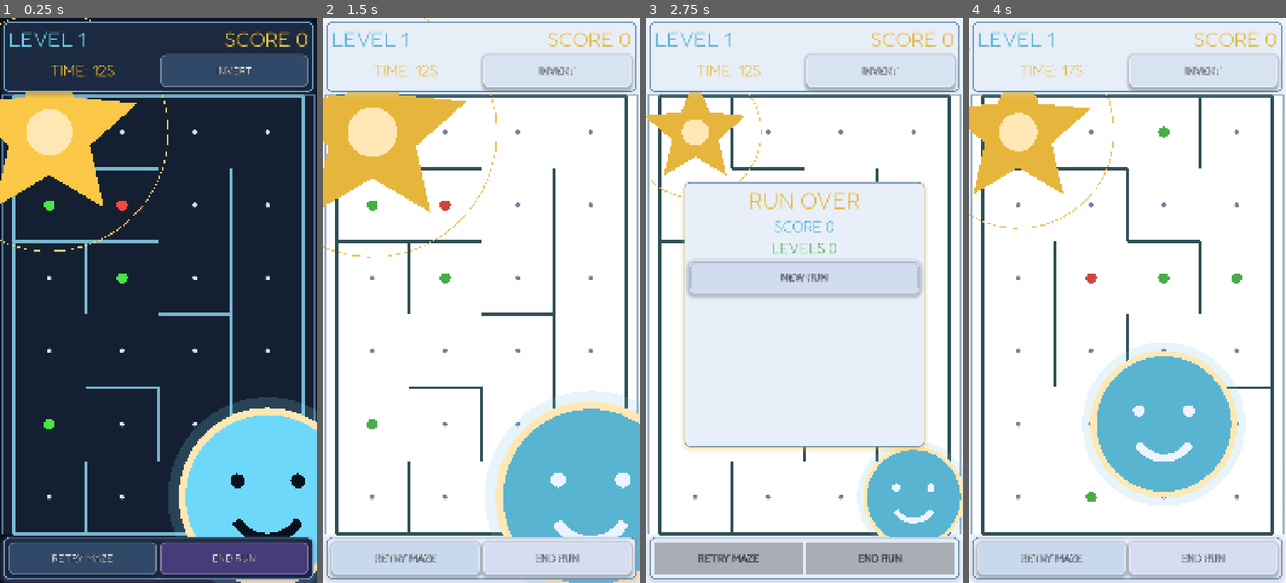
Above: before the commit, frames 1-4 (left to right).
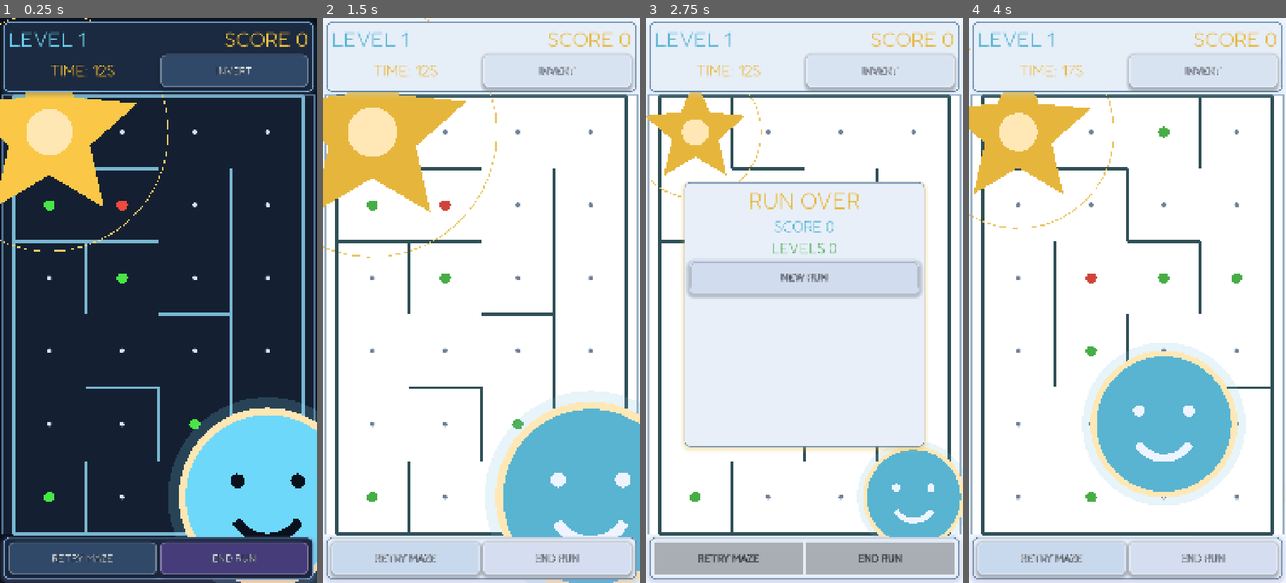
Above: after the commit, the same moments.

Repository: Ninjinkai/maze-point
Game: Godot game, scene res://node_2d.tscn
Two runs of this game, one before a commit and one after it. Both use one fixed random seed, a clock stepped at 60 frames per second and the inputs below.
Inputs:
- Up to frame 1 (0.25 s): no input
- Up to frame 2 (1.5 s): click "INVERT" at 0.5 s; click "RETRY MAZE" at 1.25 s
- Up to frame 3 (2.75 s): click "END RUN" at 2 s
- Up to frame 4 (4 s): click "NEW RUN" at 2.75 s; click "RETRY MAZE" at 3.5 s

The runs differ from the first frame. In frame 1, 0.1% of the frame differs, in the area x 13-64%, y 71-86%; in frame 2, 0.1%; in frame 3, less than 0.1%; in frame 4, less than 0.1%.

Commit message:
Add procedural audio and polish routing
Co-authored-by: Copilot <223556219+Copilot@users.noreply.github.com>

Diff:
--- a/scripts/game.gd
+++ b/scripts/game.gd
@@ -1,6 +1,7 @@
 extends Node2D
 
 const MazeGeneratorScript = preload("res://scripts/maze_generator.gd")
+const ProceduralAudioScript = preload("res://scripts/procedural_audio.gd")
 const BRIGHT_TEXT_COLOR := Color("f7fbff")
 const DARK_TEXT_COLOR := Color("102030")
 const DARK_OUTLINE_COLOR := Color("09111d")
@@ -9,6 +10,7 @@
 const MARKER_INTRO_START_SCALE := 4.0
 const MOVE_ANIMATION_DURATION := 0.14
 const GOAL_CLEAR_DURATION := 0.32
+const BONUS_PICKUP_DURATION := 0.26
 const AUTO_ADVANCE_SECONDS := 2.8
 const JOYPAD_DEADZONE := 0.38
 const JOYPAD_TRIGGER := 0.72
@@ -49,6 +51,9 @@
 var marker_intro_elapsed: float = MARKER_INTRO_DURATION
 var move_animation_elapsed: float = MOVE_ANIMATION_DURATION
 var goal_clear_elapsed: float = GOAL_CLEAR_DURATION
+var bonus_pickup_elapsed: float = BONUS_PICKUP_DURATION
+var bonus_pickup_cell: Vector2i = Vector2i(-1, -1)
+var bonus_pickup_value: int = 0
 var move_animation_from: Vector2 = Vector2.ZERO
 var move_animation_to: Vector2 = Vector2.ZERO
 var pending_goal_completion: bool = false
@@ -110,6 +115,7 @@
 var splash_caption_label: Label
 var advance_timer: Timer
 var ui_font: Font
+var audio_controller
 
 
 func _ready() -> void:
@@ -119,6 +125,7 @@
 	_apply_palette(level)
 	_build_ui()
 	_build_advance_timer()
+	_build_audio()
 	_refresh_ui_layout()
 	_start_new_run()
 
@@ -150,6 +157,8 @@
 			if not _is_goal_clear_active():
 				_finish_level_complete()
 		_update_ui()
+	if _is_bonus_pickup_active():
+		bonus_pickup_elapsed = minf(bonus_pickup_elapsed + delta, BONUS_PICKUP_DURATION)
 	queue_redraw()
 
 
@@ -290,6 +299,9 @@
 			continue
 		_draw_bonus_marker(_cell_to_screen(bonus_cell), bonus_radius, pulse, int(level_bonus_values[bonus_cell]))
 
+	if _is_bonus_pickup_active():
+		_draw_bonus_pickup_effect(_cell_to_screen(bonus_pickup_cell), bonus_radius, bonus_pickup_value)
+
 	_draw_goal_marker(_cell_to_screen(goal_cell), goal_radius * goal_intro_scale * goal_clear_scale, pulse)
 	_draw_player_marker(_get_player_draw_position(), player_radius * player_intro_scale * player_clear_scale, pulse)
 
@@ -301,16 +313,22 @@
 	run_total_score = 0
 	run_levels_cleared = 0
 	player_skill_rating = 0.0
+	if audio_controller != null:
+		audio_controller.play_restart()
 	_generate_level(false)
 
 
 func _restart_level() -> void:
 	level_retries += 1
+	if audio_controller != null:
+		audio_controller.play_restart()
 	_generate_level(true)
 
 
 func _end_run() -> void:
 	advance_timer.stop()
+	if audio_controller != null:
+		audio_controller.play_menu_confirm()
 	_show_run_complete_splash()
 
 
@@ -323,6 +341,9 @@
 	marker_intro_elapsed = 0.0
 	move_animation_elapsed = MOVE_ANIMATION_DURATION
 	goal_clear_elapsed = GOAL_CLEAR_DURATION
+	bonus_pickup_elapsed = BONUS_PICKUP_DURATION
+	bonus_pickup_cell = Vector2i(-1, -1)
+	bonus_pickup_value = 0
 	pending_goal_completion = false
 	_set_footer_enabled(true)
 	_set_splash_visible(false)
@@ -360,6 +381,8 @@
 
 	par_time_seconds = _calculate_par_time_seconds()
 	_collect_bonus_at(player_cell)
+	if audio_controller != null:
+		audio_controller.update_level_music(level, level_seed)
 	_update_ui()
 	queue_redraw()
 
@@ -436,6 +459,8 @@
 	move_animation_to = Vector2(target_cell)
 	move_animation_elapsed = 0.0
 	player_steps += 1
+	if audio_controller != null:
+		audio_controller.play_move()
 	_collect_bonus_at(player_cell)
 
 	if player_cell == goal_cell:
@@ -453,10 +478,18 @@
 		return
 
 	collected_bonus_cells[cell] = true
-	collected_bonus_total += int(level_bonus_values[cell])
+	var bonus_value: int = int(level_bonus_values[cell])
+	collected_bonus_total += bonus_value
+	bonus_pickup_cell = cell
+	bonus_pickup_value = bonus_value
+	bonus_pickup_elapsed = 0.0
+	if audio_controller != null:
+		audio_controller.play_bonus(bonus_value)
 
 
 func _complete_level() -> void:
+	if audio_controller != null:
+		audio_controller.play_goal()
 	pending_goal_completion = true
 
 
@@ -842,7 +875,15 @@
 	add_child(advance_timer)
 
 
+func _build_audio() -> void:
+	audio_controller = ProceduralAudioScript.new()
+	audio_controller.name = "ProceduralAudio"
+	add_child(audio_controller)
+
+
 func _handle_splash_action() -> void:
+	if audio_controller != null:
+		audio_controller.play_menu_confirm()
 	match splash_mode:
 		SplashMode.LEVEL_COMPLETE:
 			_advance_to_next_level()
@@ -870,6 +911,8 @@
 
 
 func _handle_splash_end_run() -> void:
+	if audio_controller != null:
+		audio_controller.play_menu_confirm()
 	if splash_mode == SplashMode.LEVEL_FAILED:
 		_show_run_complete_splash()
 		return
@@ -965,6 +1008,8 @@
 	invert_colors_enabled = not invert_colors_enabled
 	_apply_palette(level)
 	_update_ui()
+	if audio_controller != null:
+		audio_controller.play_invert()
 	queue_redraw()
 
 
@@ -999,6 +1044,10 @@
 
 func _is_goal_clear_active() -> bool:
 	return goal_clear_elapsed < GOAL_CLEAR_DURATION
+
+
+func _is_bonus_pickup_active() -> bool:
+	return bonus_pickup_elapsed < BONUS_PICKUP_DURATION and bonus_pickup_cell.x >= 0
 
 
 func _is_move_animation_active() -> bool:
@@ -1382,6 +1431,8 @@
 		menu_focus_index = posmod(menu_focus_index + step, buttons.size())
 
 	buttons[menu_focus_index].grab_focus()
+	if audio_controller != null:
+		audio_controller.play_menu_move()
 
 
 func _sync_menu_focus(force_first: bool = false) -> void:
@@ -1448,6 +1499,15 @@
 	draw_circle(center, radius, bonus_gain_color if bonus_value > 0 else bonus_loss_color)
 
 
+func _draw_bonus_pickup_effect(center: Vector2, radius: float, bonus_value: int) -> void:
+	var progress: float = clampf(bonus_pickup_elapsed / BONUS_PICKUP_DURATION, 0.0, 1.0)
+	var wave: float = sin(progress * PI)
+	var color: Color = bonus_gain_color if bonus_value > 0 else bonus_loss_color
+	draw_circle(center, radius * (1.12 + wave * 0.26), _with_alpha(color, 0.22 * (1.0 - progress)))
+	draw_arc(center, radius * (1.18 + progress * 0.85), 0.0, TAU, 40, _with_alpha(color.lightened(0.18), 0.95 * (1.0 - progress)), 3.0)
+	draw_arc(center, radius * (0.86 + progress * 0.55), 0.0, TAU, 32, _with_alpha(player_core_color, 0.72 * (1.0 - progress)), 2.0)
+
+
 func _draw_goal_marker(center: Vector2, radius: float, pulse: float) -> void:
 	var star_points: PackedVector2Array = _make_star_polygon(center, radius * 1.04, radius * 0.48, 5, -PI / 2.0)
 	draw_colored_polygon(star_points, goal_color)
@@ -1516,4 +1576,6 @@
 	goal_clear_elapsed = GOAL_CLEAR_DURATION
 	pending_goal_completion = false
 	_record_level_result(false)
+	if audio_controller != null:
+		audio_controller.play_timeout()
 	_show_time_up_splash()
--- a/scripts/maze_generator.gd
+++ b/scripts/maze_generator.gd
@@ -190,12 +190,25 @@
 
 	var route_positive_steps: Array[int] = _pick_path_steps(optimal_length, route_penalty_count, rng, used_route_steps)
 	for step_index in route_positive_steps:
+		used_route_steps[step_index] = true
 		var penalty_cell: Vector2i = solution_path[step_index]
 		bonuses.append({
 			"cell": penalty_cell,
 			"value": BONUS_VALUE,
 		})
 		bonus_cells.append(penalty_cell)
+
+	var route_score: int = optimal_length + route_positive_steps.size() * BONUS_VALUE - route_negative_steps.size() * BONUS_VALUE
+	if route_score > 0:
+		var extra_negative_steps: Array[int] = _pick_path_steps(optimal_length, int(ceili(float(route_score) / float(BONUS_VALUE))), rng, used_route_steps)
+		for step_index in extra_negative_steps:
+			used_route_steps[step_index] = true
+			var extra_bonus_cell: Vector2i = solution_path[step_index]
+			bonuses.append({
+				"cell": extra_bonus_cell,
+				"value": -BONUS_VALUE,
+			})
+			bonus_cells.append(extra_bonus_cell)
 
 	var detour_gain_candidates: Array[Dictionary] = []
 	var detour_loss_candidates: Array[Dictionary] = []
--- /dev/null
+++ b/scripts/procedural_audio.gd
@@ -0,0 +1,355 @@
+extends Node
+class_name ProceduralAudio
+
+const SAMPLE_RATE := 22050
+const SFX_POOL_SIZE := 6
+
+var music_player: AudioStreamPlayer
+var sfx_players: Array[AudioStreamPlayer] = []
+var cached_sfx: Dictionary = {}
+var current_music_signature: String = ""
+
+
+func _ready() -> void:
+	process_mode = Node.PROCESS_MODE_ALWAYS
+	_build_players()
+	_build_sfx_cache()
+	update_level_music(1, 1)
+
+
+func update_level_music(level: int, level_seed: int) -> void:
+	_update_music_stream(level, level_seed)
+
+
+func play_move() -> void:
+	_play_sfx("move")
+
+
+func play_bonus(bonus_value: int) -> void:
+	_play_sfx("bonus_bad" if bonus_value > 0 else "bonus_good")
+
+
+func play_goal() -> void:
+	_play_sfx("goal")
+
+
+func play_timeout() -> void:
+	_play_sfx("timeout")
+
+
+func play_menu_move() -> void:
+	_play_sfx("menu_move")
+
+
+func play_menu_confirm() -> void:
+	_play_sfx("menu_confirm")
+
+
+func play_restart() -> void:
+	_play_sfx("restart")
+
+
+func play_invert() -> void:
+	_play_sfx("invert")
+
+
+func _build_players() -> void:
+	music_player = AudioStreamPlayer.new()
+	music_player.name = "ProceduralMusic"
+	music_player.volume_db = -15.0
+	music_player.finished.connect(_restart_music_loop)
+	add_child(music_player)
+
+	for index in range(SFX_POOL_SIZE):
+		var player: AudioStreamPlayer = AudioStreamPlayer.new()
+		player.name = "SfxPlayer%d" % index
+		player.volume_db = -8.0
+		add_child(player)
+		sfx_players.append(player)
+
+
+func _build_sfx_cache() -> void:
+	cached_sfx["move"] = _build_move_stream()
+	cached_sfx["bonus_good"] = _build_bonus_good_stream()
+	cached_sfx["bonus_bad"] = _build_bonus_bad_stream()
+	cached_sfx["goal"] = _build_goal_stream()
+	cached_sfx["timeout"] = _build_timeout_stream()
+	cached_sfx["menu_move"] = _build_menu_move_stream()
+	cached_sfx["menu_confirm"] = _build_menu_confirm_stream()
+	cached_sfx["restart"] = _build_restart_stream()
+	cached_sfx["invert"] = _build_invert_stream()
+
+
+func _play_sfx(key: String) -> void:
+	if not cached_sfx.has(key):
+		return
+	var player: AudioStreamPlayer = _get_available_sfx_player()
+	player.stream = cached_sfx[key]
+	player.play()
+
+
+func _get_available_sfx_player() -> AudioStreamPlayer:
+	for player in sfx_players:
+		if not player.playing:
+			return player
+	return sfx_players[0]
+
+
+func _restart_music_loop() -> void:
+	if music_player.stream == null:
+		return
+	music_player.play()
+
+
+func _update_music_stream(level: int, level_seed: int) -> void:
+	var signature: String = "%d:%d" % [level, level_seed]
+	if signature == current_music_signature:
+		return
+
+	current_music_signature = signature
+	music_player.stream = _build_music_stream(level, level_seed)
+	music_player.play()
+
+
+func _build_music_stream(level: int, level_seed: int) -> AudioStreamWAV:
+	var rng: RandomNumberGenerator = RandomNumberGenerator.new()
+	rng.seed = maxi(level_seed, 1)
+	var bpm: float = 92.0 + float((level_seed % 19)) + float(mini(level - 1, 6)) * 2.0
+	var steps_per_bar: int = 16
+	var bars: int = 2 + int(level_seed % 2)
+	var step_duration: float = 60.0 / bpm / 4.0
+	var total_duration: float = step_duration * float(steps_per_bar * bars)
+	var total_frames: int = maxi(1, int(round(total_duration * SAMPLE_RATE)))
+	var root_note: int = 46 + int(level_seed % 9)
+	var mode_options: Array = [
+		[0, 2, 4, 7, 9, 11],
+		[0, 3, 5, 7, 10, 12],
+		[0, 2, 5, 7, 9, 12],
+	]
+	var chord_options: Array = [
+		[0, 5, 3, 4],
+		[0, 3, 5, 2],
+		[0, 4, 1, 5],
+	]
+	var mode: Array = mode_options[int(level_seed % mode_options.size())]
+	var chord_pattern: Array = chord_options[int((level_seed / 3) % chord_options.size())]
+	var lead_pattern: Array[int] = []
+	var bass_pattern: Array[int] = []
+	for index in range(steps_per_bar * bars):
+		var chord_offset: int = int(chord_pattern[int(floor(float(index) / 4.0)) % chord_pattern.size()])
+		var lead_offset: int = int(mode[rng.randi_range(0, mode.size() - 1)]) + chord_offset
+		if index % 4 == 0:
+			lead_offset += 12
+		elif index % 4 == 2 and rng.randf() < 0.5:
+			lead_offset += 7
+		lead_pattern.append(lead_offset)
+		if index % 2 == 0:
+			bass_pattern.append(chord_offset - 12)
+	var data: PackedByteArray = PackedByteArray()
+	data.resize(total_frames * 2)
+	var syncopation: float = 0.08 + rng.randf() * 0.07
+	var shimmer_rate: float = 2.0 + rng.randf() * 3.0
+
+	for frame in range(total_frames):
+		var time: float = float(frame) / SAMPLE_RATE
+		var step_position: float = time / step_duration
+		var step_index: int = int(floor(step_position)) % (steps_per_bar * bars)
+		var step_progress: float = fposmod(step_position, 1.0)
+		var bar_index: int = int(floor(float(step_index) / 4.0)) % chord_pattern.size()
+		var lead_note: float = _midi_to_frequency(root_note + lead_pattern[step_index])
+		var bass_note: float = _midi_to_frequency(root_note + bass_pattern[int(floor(float(step_index) / 2.0)) % bass_pattern.size()])
+		var pad_note: float = _midi_to_frequency(root_note + int(chord_pattern[bar_index]) + 7)
+		var kick_phase: float = fposmod(time / (step_duration * 2.0), 1.0)
+		var clap_phase: float = fposmod((time + step_duration * 0.9) / (step_duration * 4.0), 1.0)
+
+		var lead_env: float = pow(1.0 - step_progress, 1.5)
+		var bass_env: float = 0.72 + 0.28 * sin(TAU * (time / (step_duration * 8.0)))
+		var pad_env: float = 0.48 + 0.32 * sin(TAU * (time / (step_duration * 12.0)))
+		var kick_env: float = pow(maxf(1.0 - kick_phase * 2.2, 0.0), 2.4)
+		var clap_env: float = pow(maxf(1.0 - clap_phase * 4.0, 0.0), 3.0)
+
+		var lead_sample: float = (_triangle_wave(time * lead_note) * 0.72 + _square_wave(time * lead_note * 0.5) * syncopation) * lead_env
+		var bass_sample: float = _sine_wave(time * bass_note) * bass_env
+		var pad_sample: float = (_sine_wave(time * pad_note) * 0.7 + _triangle_wave(time * pad_note * 0.5) * 0.3) * pad_env
+		var kick_sample: float = _sine_wave(time * lerpf(48.0, 26.0, kick_phase)) * kick_env
+		var clap_sample: float = _noise_like_sample(time, 5) * clap_env
+		var sparkle_sample: float = _sine_wave(time * (lead_note * (1.5 + 0.2 * sin(time * shimmer_rate)))) * lead_env * 0.12
+
+		var mix: float = lead_sample * 0.27 + bass_sample * 0.22 + pad_sample * 0.16 + kick_sample * 0.18 + clap_sample * 0.07 + sparkle_sample
+
+		data.encode_s16(frame * 2, int(round(clampf(mix * 0.8, -1.0, 1.0) * 32767.0)))
+
+	var stream: AudioStreamWAV = AudioStreamWAV.new()
+	stream.mix_rate = SAMPLE_RATE
+	stream.format = AudioStreamWAV.FORMAT_16_BITS
+	stream.stereo = false
+	stream.data = data
+	return stream
+
+
+func _build_move_stream() -> AudioStreamWAV:
+	var duration: float = 0.08
+	var total_frames: int = int(round(duration * SAMPLE_RATE))
+	var data: PackedByteArray = PackedByteArray()
+	data.resize(total_frames * 2)
+	for frame in range(total_frames):
+		var progress: float = float(frame) / float(maxi(total_frames - 1, 1))
+		var time: float = float(frame) / SAMPLE_RATE
+		var env: float = pow(1.0 - progress, 2.2)
+		var freq: float = lerpf(520.0, 760.0, progress)
+		var sample: float = _triangle_wave(time * freq) * env
+		data.encode_s16(frame * 2, int(round(clampf(sample * 0.55, -1.0, 1.0) * 32767.0)))
+	return _make_wav_stream(data)
+
+
+func _build_bonus_good_stream() -> AudioStreamWAV:
+	var duration: float = 0.2
+	var total_frames: int = int(round(duration * SAMPLE_RATE))
+	var data: PackedByteArray = PackedByteArray()
+	data.resize(total_frames * 2)
+	for frame in range(total_frames):
+		var progress: float = float(frame) / float(maxi(total_frames - 1, 1))
+		var time: float = float(frame) / SAMPLE_RATE
+		var env: float = pow(1.0 - progress, 1.7)
+		var local_freq: float = 420.0 if progress < 0.5 else 680.0
+		var harmony: float = 560.0 if progress < 0.5 else 920.0
+		var sample: float = (_triangle_wave(time * local_freq) * 0.65 + _sine_wave(time * harmony) * 0.35) * env
+		data.encode_s16(frame * 2, int(round(clampf(sample * 0.62, -1.0, 1.0) * 32767.0)))
+	return _make_wav_stream(data)
+
+
+func _build_bonus_bad_stream() -> AudioStreamWAV:
+	var duration: float = 0.22
+	var total_frames: int = int(round(duration * SAMPLE_RATE))
+	var data: PackedByteArray = PackedByteArray()
+	data.resize(total_frames * 2)
+	for frame in range(total_frames):
+		var progress: float = float(frame) / float(maxi(total_frames - 1, 1))
+		var time: float = float(frame) / SAMPLE_RATE
+		var env: float = pow(1.0 - progress, 1.5)
+		var freq: float = lerpf(340.0, 160.0, progress)
+		var sample: float = (_square_wave(time * freq) * 0.6 + _sine_wave(time * (freq * 0.5)) * 0.4) * env
+		data.encode_s16(frame * 2, int(round(clampf(sample * 0.58, -1.0, 1.0) * 32767.0)))
+	return _make_wav_stream(data)
+
+
+func _build_goal_stream() -> AudioStreamWAV:
+	var duration: float = 0.48
+	var total_frames: int = int(round(duration * SAMPLE_RATE))
+	var data: PackedByteArray = PackedByteArray()
+	data.resize(total_frames * 2)
+	var notes: Array[float] = [523.25, 659.25, 783.99]
+	for frame in range(total_frames):
+		var progress: float = float(frame) / float(maxi(total_frames - 1, 1))
+		var time: float = float(frame) / SAMPLE_RATE
+		var note_index: int = mini(int(floor(progress * 3.0)), 2)
+		var local_progress: float = fposmod(progress * 3.0, 1.0)
+		var env: float = pow(1.0 - local_progress, 1.8)
+		var sample: float = (_triangle_wave(time * notes[note_index]) * 0.6 + _sine_wave(time * notes[note_index] * 1.5) * 0.4) * env
+		data.encode_s16(frame * 2, int(round(clampf(sample * 0.7, -1.0, 1.0) * 32767.0)))
+	return _make_wav_stream(data)
+
+
+func _build_timeout_stream() -> AudioStreamWAV:
+	var duration: float = 0.56
+	var total_frames: int = int(round(duration * SAMPLE_RATE))
+	var data: PackedByteArray = PackedByteArray()
+	data.resize(total_frames * 2)
+	for frame in range(total_frames):
+		var progress: float = float(frame) / float(maxi(total_frames - 1, 1))
+		var time: float = float(frame) / SAMPLE_RATE
+		var env: float = pow(1.0 - progress, 0.9)
+		var freq: float = lerpf(280.0, 72.0, progress)
+		var wobble: float = sin(TAU * time * 7.0) * 0.03
+		var sample: float = (_square_wave(time * freq * (1.0 + wobble)) * 0.55 + _sine_wave(time * freq * 0.5) * 0.45) * env
+		data.encode_s16(frame * 2, int(round(clampf(sample * 0.72, -1.0, 1.0) * 32767.0)))
+	return _make_wav_stream(data)
+
+
+func _build_menu_move_stream() -> AudioStreamWAV:
+	var duration: float = 0.05
+	var total_frames: int = int(round(duration * SAMPLE_RATE))
+	var data: PackedByteArray = PackedByteArray()
+	data.resize(total_frames * 2)
+	for frame in range(total_frames):
+		var progress: float = float(frame) / float(maxi(total_frames - 1, 1))
+		var time: float = float(frame) / SAMPLE_RATE
+		var env: float = pow(1.0 - progress, 2.6)
+		var sample: float = _triangle_wave(time * 920.0) * env
+		data.encode_s16(frame * 2, int(round(clampf(sample * 0.38, -1.0, 1.0) * 32767.0)))
+	return _make_wav_stream(data)
+
+
+func _build_menu_confirm_stream() -> AudioStreamWAV:
+	var duration: float = 0.12
+	var total_frames: int = int(round(duration * SAMPLE_RATE))
+	var data: PackedByteArray = PackedByteArray()
+	data.resize(total_frames * 2)
+	for frame in range(total_frames):
+		var progress: float = float(frame) / float(maxi(total_frames - 1, 1))
+		var time: float = float(frame) / SAMPLE_RATE
+		var freq: float = 520.0 if progress < 0.45 else 780.0
+		var env: float = pow(1.0 - progress, 2.0)
+		var sample: float = (_triangle_wave(time * freq) * 0.68 + _sine_wave(time * freq * 1.5) * 0.32) * env
+		data.encode_s16(frame * 2, int(round(clampf(sample * 0.55, -1.0, 1.0) * 32767.0)))
+	return _make_wav_stream(data)
+
+
+func _build_restart_stream() -> AudioStreamWAV:
+	var duration: float = 0.18
+	var total_frames: int = int(round(duration * SAMPLE_RATE))
+	var data: PackedByteArray = PackedByteArray()
+	data.resize(total_frames * 2)
+	for frame in range(total_frames):
+		var progress: float = float(frame) / float(maxi(total_frames - 1, 1))
+		var time: float = float(frame) / SAMPLE_RATE
+		var env: float = pow(1.0 - progress, 1.5)
+		var freq: float = lerpf(260.0, 520.0, progress)
+		var sample: float = (_sine_wave(time * freq) * 0.55 + _triangle_wave(time * freq * 0.5) * 0.45) * env
+		data.encode_s16(frame * 2, int(round(clampf(sample * 0.52, -1.0, 1.0) * 32767.0)))
+	return _make_wav_stream(data)
+
+
+func _build_invert_stream() -> AudioStreamWAV:
+	var duration: float = 0.16
+	var total_frames: int = int(round(duration * SAMPLE_RATE))
+	var data: PackedByteArray = PackedByteArray()
+	data.resize(total_frames * 2)
+	for frame in range(total_frames):
+		var progress: float = float(frame) / float(maxi(total_frames - 1, 1))
+		var time: float = float(frame) / SAMPLE_RATE
+		var env: float = pow(1.0 - progress, 1.9)
+		var freq: float = 420.0 if progress < 0.5 else 260.0
+		var sample: float = (_triangle_wave(time * freq) * 0.5 + _square_wave(time * freq * 1.25) * 0.2) * env
+		data.encode_s16(frame * 2, int(round(clampf(sample * 0.48, -1.0, 1.0) * 32767.0)))
+	return _make_wav_stream(data)
+
+
+func _make_wav_stream(data: PackedByteArray) -> AudioStreamWAV:
+	var stream: AudioStreamWAV = AudioStreamWAV.new()
+	stream.mix_rate = SAMPLE_RATE
+	stream.format = AudioStreamWAV.FORMAT_16_BITS
+	stream.stereo = false
+	stream.data = data
+	return stream
+
+
+func _midi_to_frequency(note: int) -> float:
+	return 440.0 * pow(2.0, float(note - 69) / 12.0)
+
+
+func _sine_wave(phase: float) -> float:
+	return sin(TAU * phase)
+
+
+func _triangle_wave(phase: float) -> float:
+	var cycle: float = phase - floor(phase)
+	return 1.0 - 4.0 * absf(cycle - 0.5)
+
+
+func _square_wave(phase: float) -> float:
+	return 1.0 if sin(TAU * phase) >= 0.0 else -1.0
+
+
+func _noise_like_sample(time: float, seed: int) -> float:
+	return sin(time * 913.0 + float(seed) * 1.7) * sin(time * 527.0 + float(seed) * 0.9)
